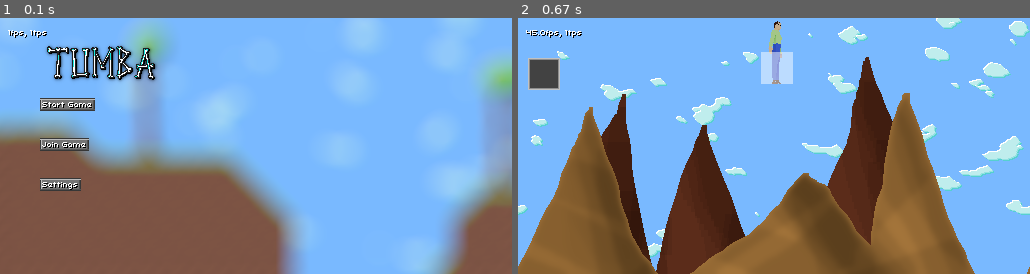
Above: before the commit, frames 1-2 (left to right).
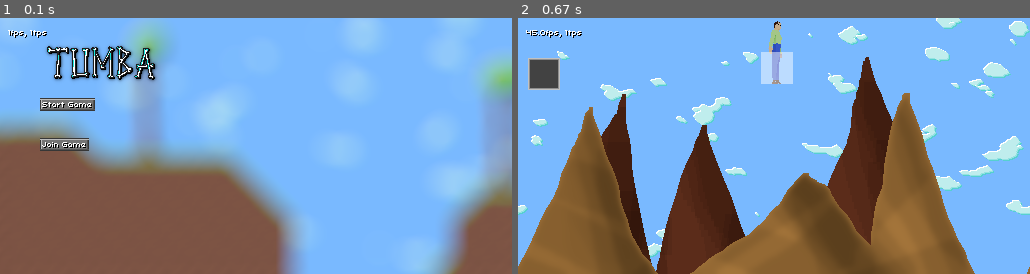
Above: after the commit, the same moments.

Repository: tumbagame/tumba
Game: pygame game, started from main.py
Same seed, same stepped clock (60 frames per second), same inputs: the game is played once before the commit and once after it.
Inputs (mouse positions are in pixels of both pictures, inside the frame that each line leads up to):
- Up to frame 1 (0.1 s): no input
- Up to frame 2 (0.67 s): click (584, 105) at 0.38 s

The runs differ from the first frame. In frame 1, 0.4% of the frame differs, in the area x 7-16%, y 62-68%; in frame 2, nothing differs.

Commit message:
Initial settings gui

Diff:
--- a/assets/settings.json
+++ b/assets/settings.json
@@ -1,4 +1,5 @@
 {
-    "username": "",
-    "sensitivity": 10
+    "username": "player",
+    "sensitivity": 10,
+    "port": 5829
 }
--- a/main.py
+++ b/main.py
@@ -98,6 +98,23 @@
     ).can_escape()
 
 
+def show_settings(renderer):
+    renderer.show_gui(
+        ui.GUI(
+            ui.Image("assets/sprites/ui/inventorybg.png", 30, 30),
+            ui.Label("Settings", 40, 40),
+            ui.Label("Username", 40, 80),
+            ui.TextInput(120, 80),
+            ui.Label("Mouse Sensitivity", 40, 100),
+            ui.Button("-", 120, 100),
+            ui.Button("+", 130, 100),
+            ui.Label("10", 145, 100),
+            ui.Label("Server Port", 40, 120),
+            ui.TextInput(120, 120),
+        ).can_escape()
+    )
+
+
 def main():
     pg.init()
     game = Game("player")
@@ -108,13 +125,12 @@
         ui.Image("assets/sprites/title.png", 20, 20),
         ui.Button("Start Game", 40, 80, lambda: start_server(renderer, game)),
         ui.Button("Join Game", 40, 120),
-        ui.Button("Settings", 40, 160),
     )
 
     menu_gui = ui.GUI(
         ui.Label("Menu", 40, 40),
         ui.Button("Resume", 40, 80, lambda: resume_game(renderer)),
-        ui.Button("Settings", 40, 120),
+        ui.Button("Settings", 40, 120, lambda: show_settings(renderer)),
         ui.Button("Quit", 40, 160, lambda: quit_game(renderer)),
     )
 
--- a/ui.py
+++ b/ui.py
@@ -30,6 +30,25 @@
 
     def get_pos(self):
         return (0, 0)
+
+
+class TextInput(UIComponent):
+    def __init__(self, x, y):
+        self.x = x
+        self.y = y
+        self.surface = scale_button(
+            pg.image.load("assets/sprites/ui/slot.png"), (64, 16)
+        )
+        self.text = text.Text()
+        self.current_string = "Test"
+
+    def update(self, mouse, keyboard):
+        new_surf = self.surface.copy()
+        new_surf.blit(self.text.render(self.current_string), (4, 0))
+        return new_surf
+
+    def get_pos(self):
+        return (self.x, self.y)
 
 
 class Image(UIComponent):
